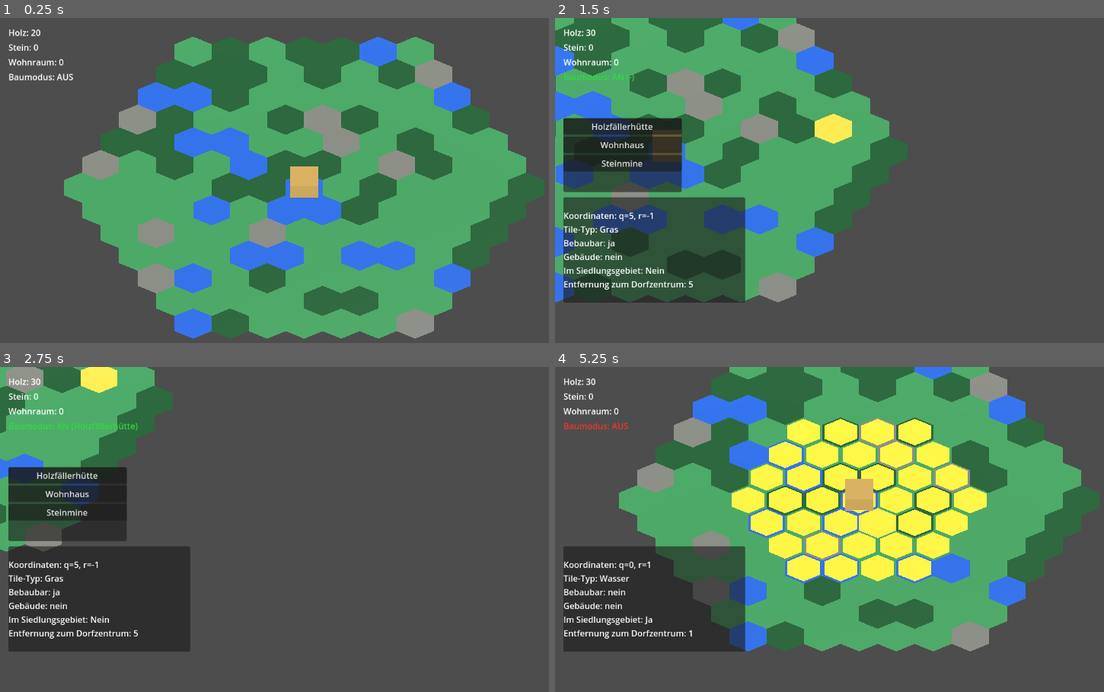
Above: before the commit, frames 1-4 (two rows, left to right).
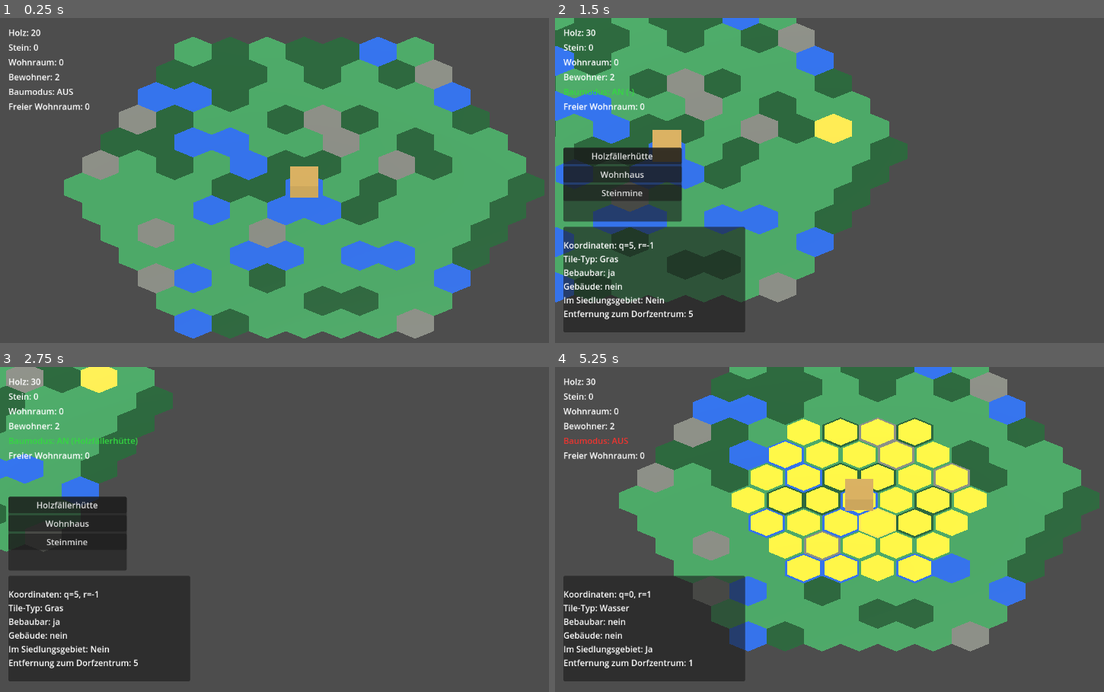
Above: after the commit, the same moments.

Repository: Ranu4922/CodexGame
Game: Godot game, scene res://scenes/Main.tscn
Two runs of this game, one before a commit and one after it. Both use one fixed random seed, a clock stepped at 60 frames per second and the inputs below.
Inputs (mouse positions are in pixels of both pictures, inside the frame that each line leads up to):
- Up to frame 1 (0.25 s): no input
- Up to frame 2 (1.5 s): tap Enter at 0.5 s; move the mouse to (994, 170) at 0.52 s; hold D 0.53-1.28 s; tap B at 0.6 s; click (994, 170) at 0.67 s; move the mouse to (736, 206) at 1.27 s; hold S from 1.28 s (still down); tap R at 1.35 s
- Up to frame 3 (2.75 s): move the mouse to (362, 461) at 2.02 s; release S at 2.03 s; hold D from 2.03 s (still down); tap 1 at 2.1 s
- Up to frame 4 (5.25 s): move the mouse to (829, 607) at 2.77 s; release D at 2.78 s; hold W 2.78-3.53 s; tap one key every 0.75 s from 2.85 s: 2 3 V B; click (829, 607) at 2.92 s; move the mouse to (1043, 588) at 3.52 s; hold A 3.53-5.03 s; move the mouse to (675, 487) at 4.27 s; move the mouse to (889, 539) at 5.02 s; hold S from 5.03 s (still down); click (889, 539) at 5.17 s

The runs differ from the first frame. In frame 1, 0.4% of the frame differs, in the area x 1-17%, y 17-29%; in frame 2, 10%, in the area x 1-35%, y 17-97%; in frame 3, 9.4%; in frame 4, 7.5%.
Error in both runs: Invalid access to property or key 'population_changed' on a base object of type 'Node3D (hex_grid.gd)'. (res://scripts/game_world.gd:31)

Commit message:
Add population HUD labels

Diff:
--- a/scenes/GameWorld.tscn
+++ b/scenes/GameWorld.tscn
@@ -46,34 +46,48 @@
 offset_bottom = 104.0
 text = "Wohnraum: 0"
 
-[node name="BuildModeLabel" type="Label" parent="CanvasLayer"]
+[node name="PopulationLabel" type="Label" parent="CanvasLayer"]
 offset_left = 16.0
 offset_top = 100.0
 offset_right = 440.0
 offset_bottom = 132.0
+text = "Bewohner: 2"
+
+[node name="BuildModeLabel" type="Label" parent="CanvasLayer"]
+offset_left = 16.0
+offset_top = 128.0
+offset_right = 440.0
+offset_bottom = 160.0
 text = "Baumodus: AUS"
+
+[node name="FreeHousingLabel" type="Label" parent="CanvasLayer"]
+offset_left = 16.0
+offset_top = 156.0
+offset_right = 440.0
+offset_bottom = 188.0
+text = "Freier Wohnraum: 0"
 
 [node name="SelectedBuildingLabel" type="Label" parent="CanvasLayer"]
 visible = false
 offset_left = 16.0
-offset_top = 128.0
+offset_top = 184.0
 offset_right = 440.0
-offset_bottom = 160.0
+offset_bottom = 216.0
 text = "Ausgewähltes Gebäude: -"
 
 [node name="MessageLabel" type="Label" parent="CanvasLayer"]
 offset_left = 16.0
-offset_top = 156.0
+offset_top = 212.0
 offset_right = 760.0
-offset_bottom = 188.0
+offset_bottom = 244.0
 text = ""
 
 [node name="BuildMenu" type="PanelContainer" parent="CanvasLayer"]
 visible = false
 offset_left = 16.0
-offset_top = 190.0
+offset_top = 246.0
 offset_right = 240.0
-offset_bottom = 330.0
+offset_bottom = 386.0
 
 [node name="VBoxContainer" type="VBoxContainer" parent="CanvasLayer/BuildMenu"]
 offset_left = 7.0
@@ -96,9 +110,9 @@
 [node name="InfoPanel" type="PanelContainer" parent="CanvasLayer"]
 visible = false
 offset_left = 16.0
-offset_top = 340.0
+offset_top = 396.0
 offset_right = 360.0
-offset_bottom = 540.0
+offset_bottom = 596.0
 
 [node name="InfoLabel" type="Label" parent="CanvasLayer/InfoPanel"]
 offset_left = 7.0
